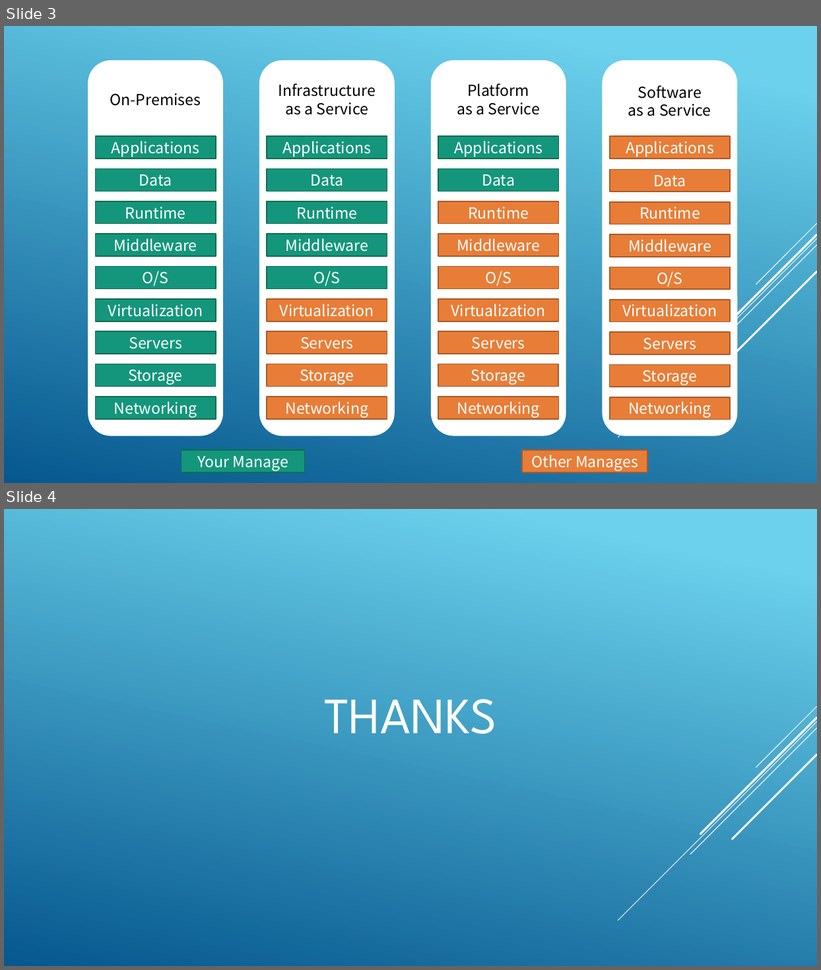
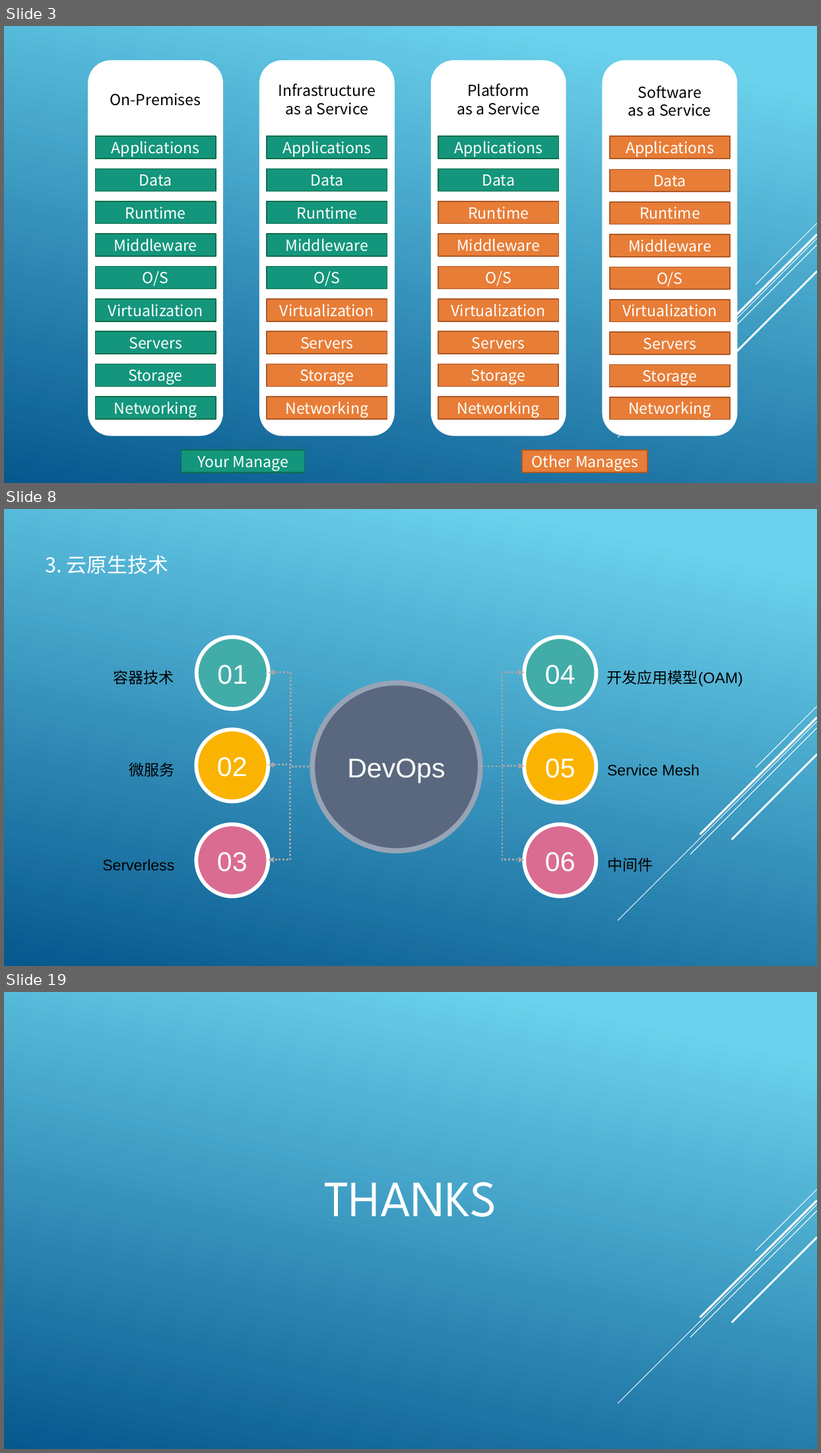
Before and after one commit to tank520/MyNote, a slide deck: 02 软件开发/04 框架/99 架构/云原生技术架构.pptx. Shown one above the other, each under a label of ours: slides 3 and 4 before the commit, slides 3, 8 and 19 after it; the slides between them are not shown. The pictures are 821x970 and 821x1453 pixels, drawn with LibreOffice and Linux fonts; fonts in the diff are those of the drawing. Boxes give left, top, right and bottom in pixels: in the first picture for what was removed or moved away, otherwise in the second. Text is boxed around its words. In the diff, an @@ line names an element or a change of style, - is before the commit and + after.

```diff
--- a/02 软件开发/04 框架/99 架构/云原生技术架构.pptx
+++ b/02 软件开发/04 框架/99 架构/云原生技术架构.pptx
@@ slide 8 added at (4,509,817,966), background gradient #6ED2EB to #06588E; not listed: 5 template elements that a slide beside it also shows @@
@@ text added at (45,555,168,574), 24 pt, text #FFFFFF @@
+3. 云原生技术
@@ ellipse added at (197,637,269,709), fill #42ACA8, outline #FFFFFF 4.5 pt, 32 pt, text #FFFFFF @@
+01
@@ ellipse added at (524,637,596,709), fill #42ACA8, outline #FFFFFF 4.5 pt, 32 pt, text #FFFFFF @@
+04
@@ text added at (113,670,174,685), 18 pt, text #000000 @@
+容器技术
@@ elbow arrow added from (313, 766) to (269, 673), #A6A6A6 2.25 pt dashed @@
@@ ellipse added at (313,683,481,851), fill #59687F, outline #97A4B6 6 pt, 32 pt, text #FFFFFF @@
+DevOps
@@ elbow arrow added from (481, 766) to (524, 673), #A6A6A6 2.25 pt dashed @@
@@ text added at (607,670,743,687), 18 pt, text #000000 @@
+开发应用模型(OAM)
@@ ellipse added at (196,730,268,802), fill #FAB301, outline #FFFFFF 4.5 pt, 32 pt, text #FFFFFF @@
+02
@@ ellipse added at (524,731,596,803), fill #FAB301, outline #FFFFFF 4.5 pt, 32 pt, text #FFFFFF @@
+05
@@ text added at (129,762,174,777), 18 pt, text #000000 @@
+微服务
@@ elbow arrow added from (313, 766) to (268, 765), #A6A6A6 2.25 pt dashed @@
@@ text added at (607,764,699,776), 18 pt, text #000000 @@
+Service Mesh
@@ elbow arrow added from (313, 766) to (268, 860), #A6A6A6 2.25 pt dashed @@
@@ elbow arrow added from (481, 766) to (524, 766), #A6A6A6 2.25 pt dashed @@
@@ elbow arrow added from (481, 766) to (524, 860), #A6A6A6 2.25 pt dashed @@
@@ ellipse added at (196,825,268,897), fill #DA6C91, outline #FFFFFF 4.5 pt, 32 pt, text #FFFFFF @@
+03
@@ ellipse added at (524,825,596,897), fill #DA6C91, outline #FFFFFF 4.5 pt, 32 pt, text #FFFFFF @@
+06
@@ text added at (102,859,174,871), 18 pt, text #000000 @@
+Serverless
@@ text added at (607,857,653,872), 18 pt, text #000000 @@
+中间件
@@ what was slide 4 is now slide 19 @@
```
Also in this commit, not shown: 2 slides changed, 14 other slides added.
